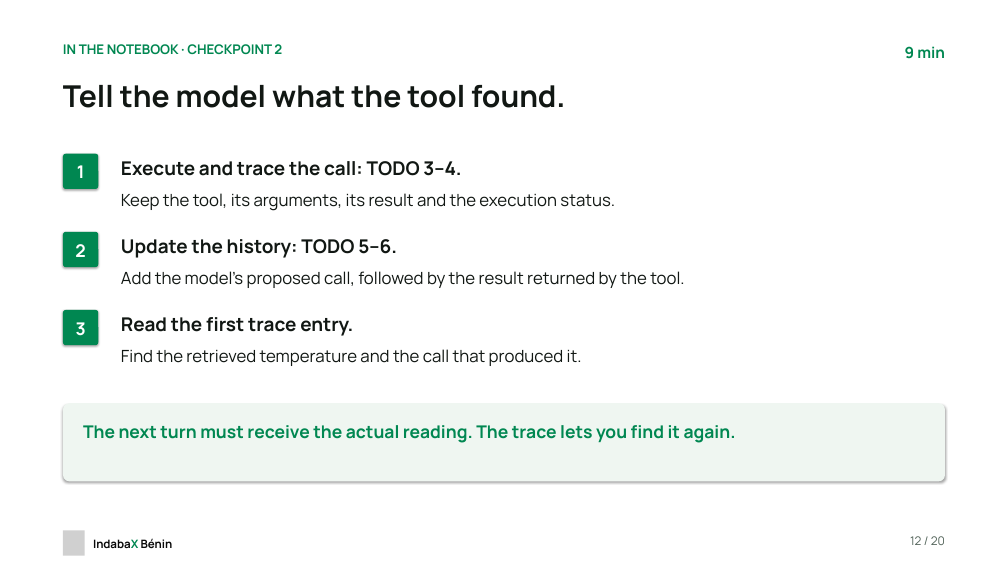
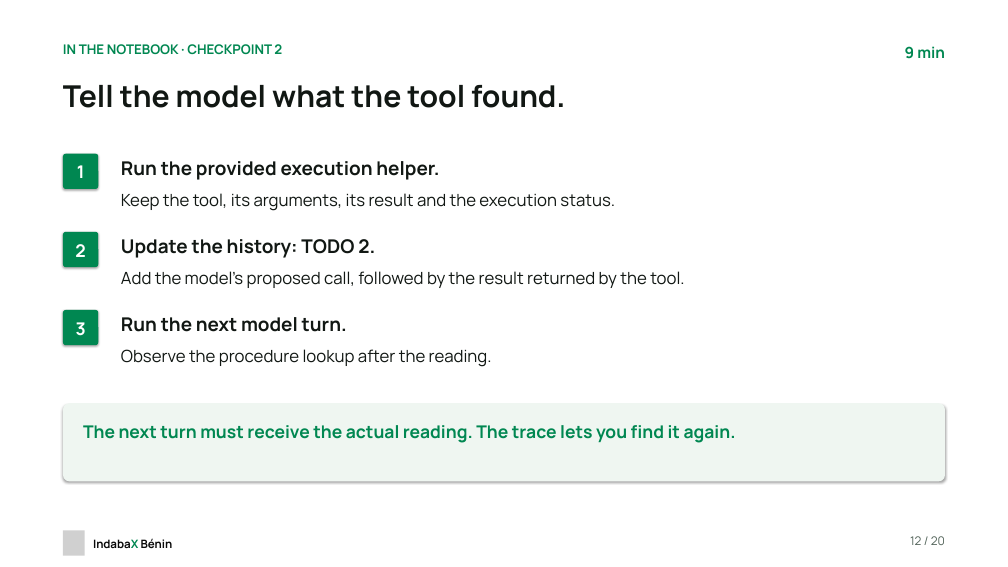
Before and after one commit to chabelbossa/indabax-reliable-ai-agents, a slide deck: slide 12 of slides/indabax-reliable-ai-agents-en.pptx. Drawn at 1008x567 pixels with LibreOffice and Linux fonts; fonts in the diff are those of the drawing; grey boxes stand for pictures. Boxes give left, top, right and bottom in pixels: in the first picture for what was removed or moved away, otherwise in the second. Text is boxed around its words. In the diff, an @@ line names an element or a change of style, - is before the commit and + after.

```diff
--- a/slides/indabax-reliable-ai-agents-en.pptx
+++ b/slides/indabax-reliable-ai-agents-en.pptx
@@ text at (121,161,439,180): text changed @@
-Execute and trace the call: TODO 3–4.
+Run the provided execution helper.
@@ text at (121,239,375,258): text changed @@
-Update the history: TODO 5–6.
+Update the history: TODO 2.
@@ text at (121,317,347,332): text changed @@
-Read the first trace entry.
+Run the next model turn.
@@ text at (121,349,492,367): text changed @@
-Find the retrieved temperature and the call that produced it.
+Observe the procedure lookup after the reading.
```
Also in this commit, not shown: 3 other slides changed, 18 other files.
